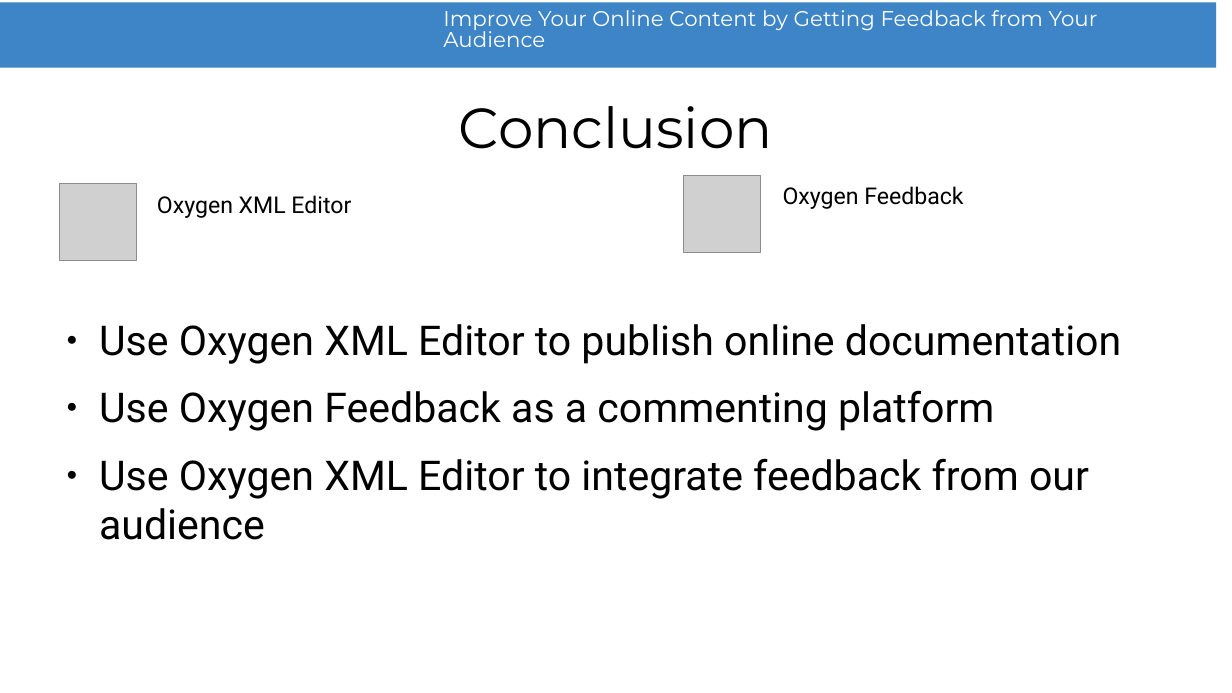
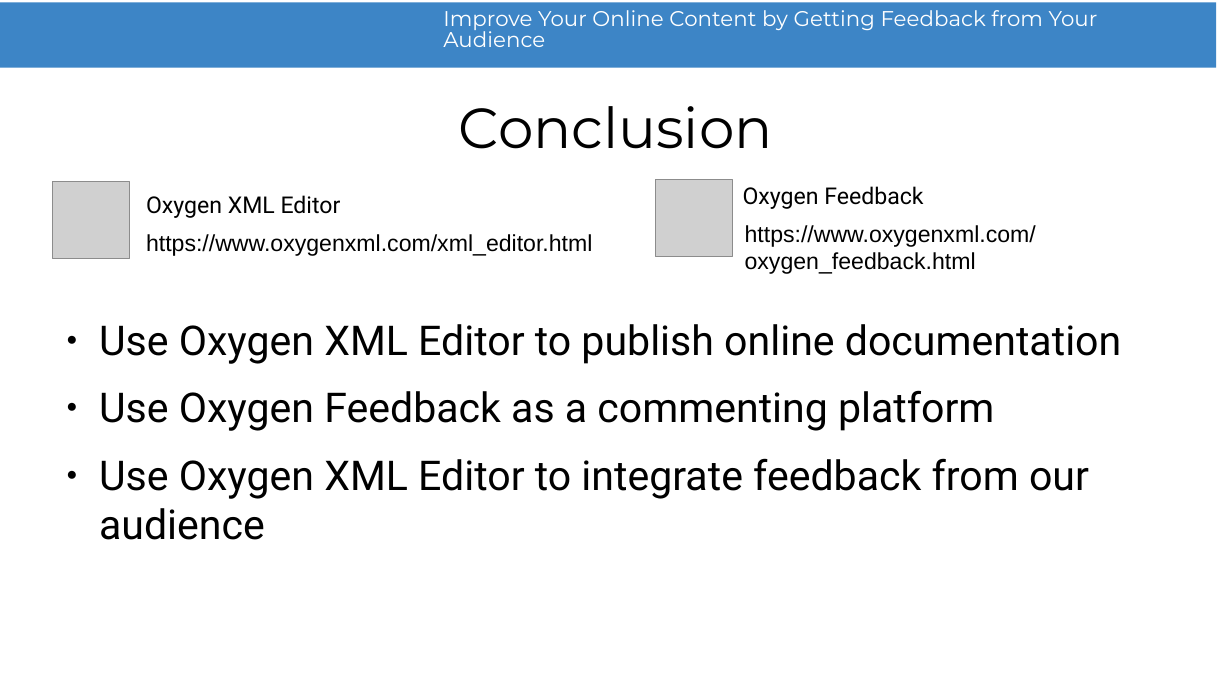
Before and after one commit to radu-pisoi/feedback-presentation, a slide deck: slide 29 of presentation/feedback-demo.odp (slide 36 before the commit). Drawn at 1232x693 pixels with LibreOffice and Linux fonts; fonts in the diff are those of the drawing; grey boxes stand for pictures; background and template pictures are left out. Boxes give left, top, right and bottom in pixels: in the first picture for what was removed or moved away, otherwise in the second. Text is boxed around its words. In the diff, an @@ line names an element or a change of style, - is before the commit and + after.

```diff
--- a/presentation/feedback-demo.odp
+++ b/presentation/feedback-demo.odp
@@ text "Oxygen Feedback": place and size @@
-text "Oxygen Feedback" at bbox=[783, 186, 963, 209]
+text "Oxygen Feedback" at bbox=[743, 186, 923, 209]
@@ picture: place and size @@
-picture at bbox=[59, 183, 136, 260]
+picture at bbox=[53, 182, 129, 259]
@@ text "Oxygen XML Editor": place and size @@
-text "Oxygen XML Editor" at bbox=[157, 195, 351, 218]
+text "Oxygen XML Editor" at bbox=[146, 195, 341, 218]
@@ picture: place and size @@
-picture at bbox=[684, 176, 761, 252]
+picture at bbox=[655, 180, 732, 257]
@@ text added at bbox=[146, 234, 592, 256], 18 pt, text #000000 @@
+https://www.oxygenxml.com/xml_editor.html
@@ text added at bbox=[745, 225, 1036, 274], 18 pt, text #000000 @@
+https://www.oxygenxml.com/oxygen_feedback.html
```
Also in this commit, not shown: 7 other slides changed, 3 slides added, 10 slides removed, 1 other file.
